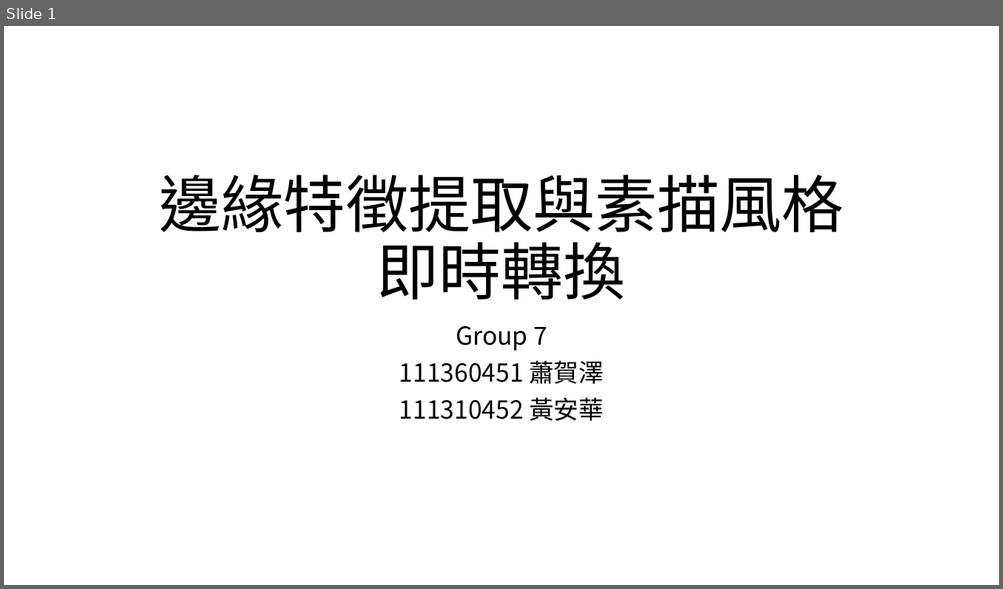
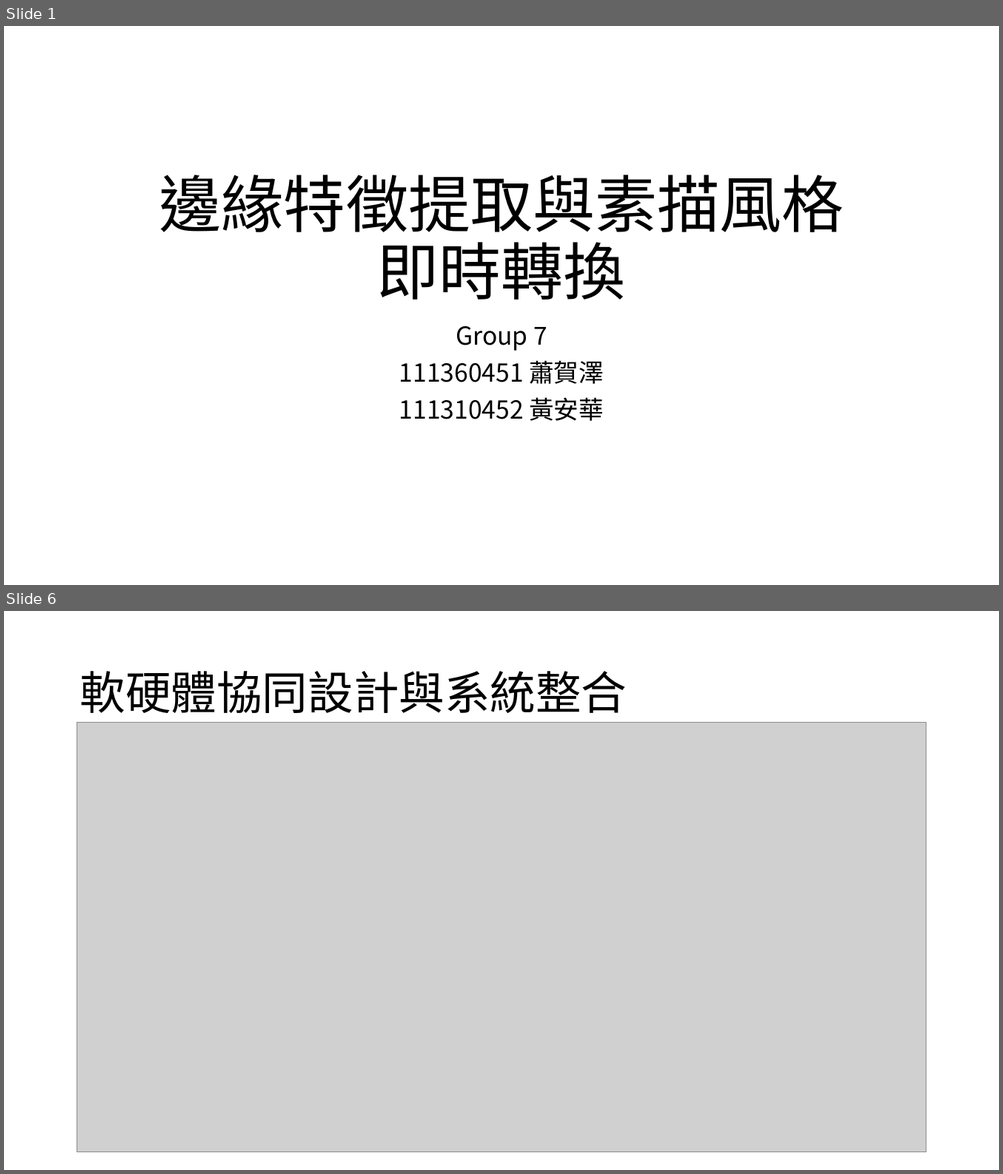
Before and after one commit to Annie04082020/FPGA_Final_prj, a slide deck: sketch_generator.pptx. Shown one above the other, each under a label of ours: slide 1 before the commit, slides 1 and 6 after it; the slides between them are not shown. The pictures are 1003x589 and 1003x1174 pixels, drawn with LibreOffice and Linux fonts; fonts in the diff are those of the drawing; grey boxes stand for pictures. Boxes give left, top, right and bottom in pixels: in the first picture for what was removed or moved away, otherwise in the second. Text is boxed around its words. In the diff, an @@ line names an element or a change of style, - is before the commit and + after.

```diff
--- a/sketch_generator.pptx
+++ b/sketch_generator.pptx
@@ slide 6 added at [4,611,999,1170], background #FFFFFF @@
@@ title added at [79,671,626,713], 44 pt, text #000000 @@
+軟硬體協同設計與系統整合
@@ picture added at [77,722,926,1152] @@
```
Also in this commit, not shown: 6 other slides added, 1 slide removed, 4 other files.
